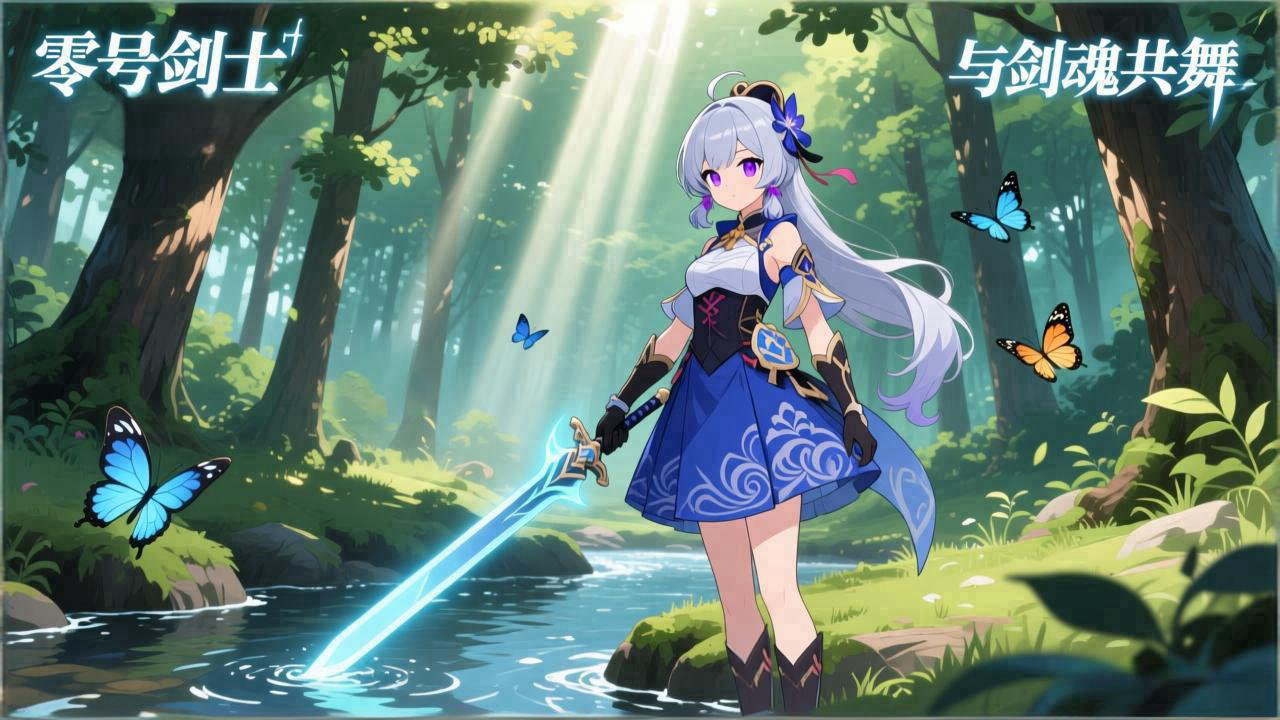
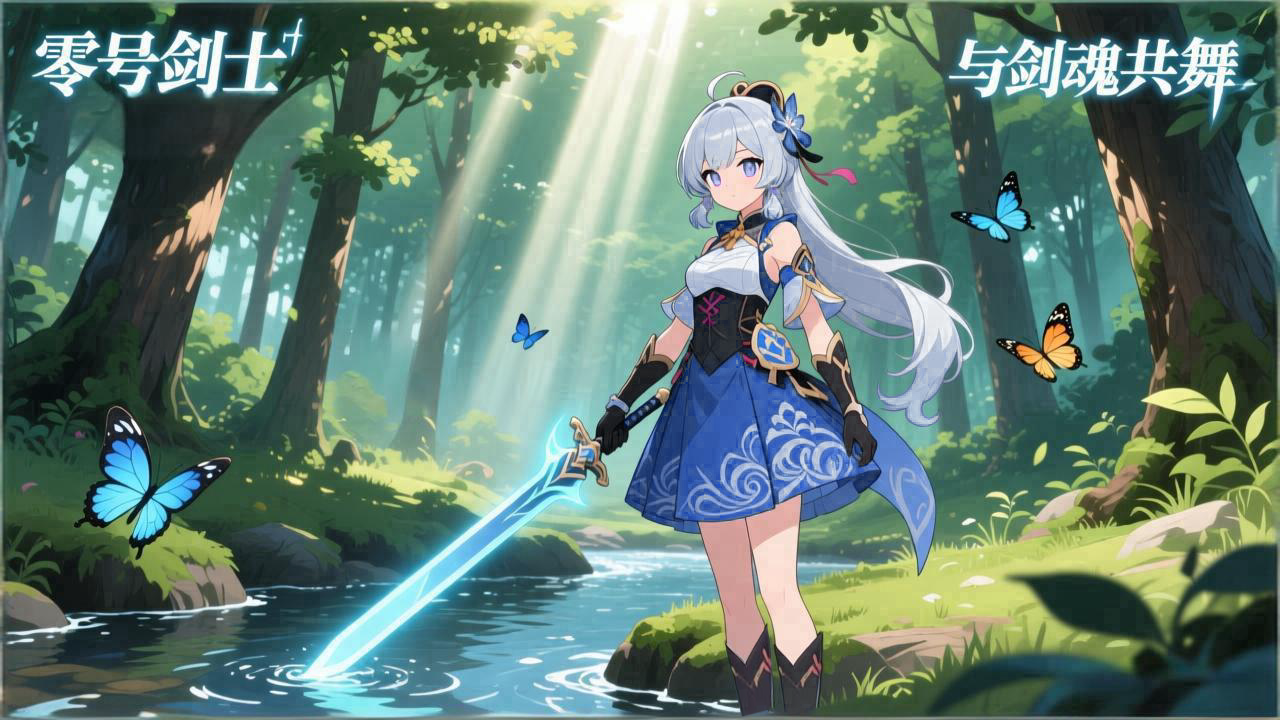
Revision of a layered 1280×720 image; what changed, layer by layer:
pixels changed over 12, 14, 1234, 714 (layer not identified)